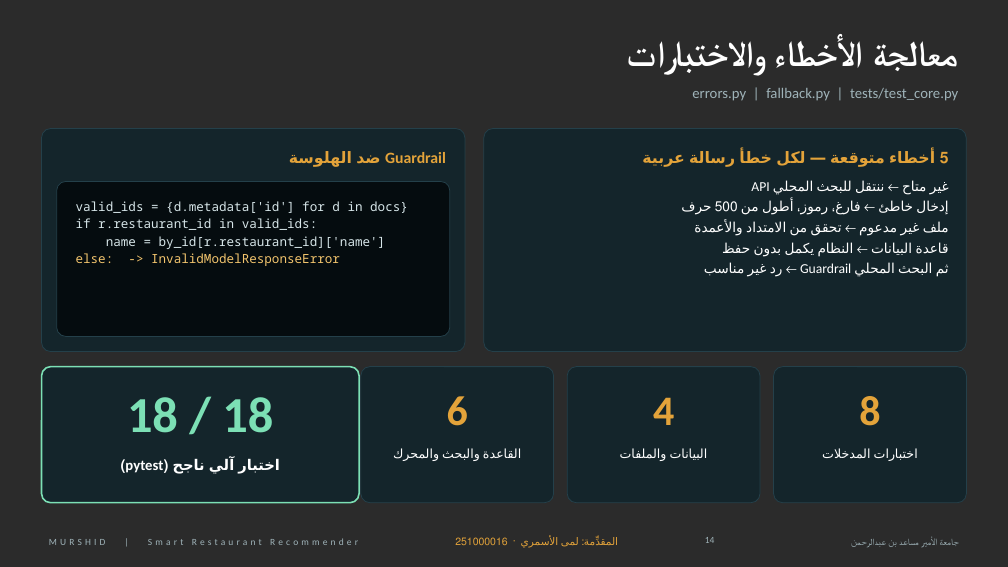
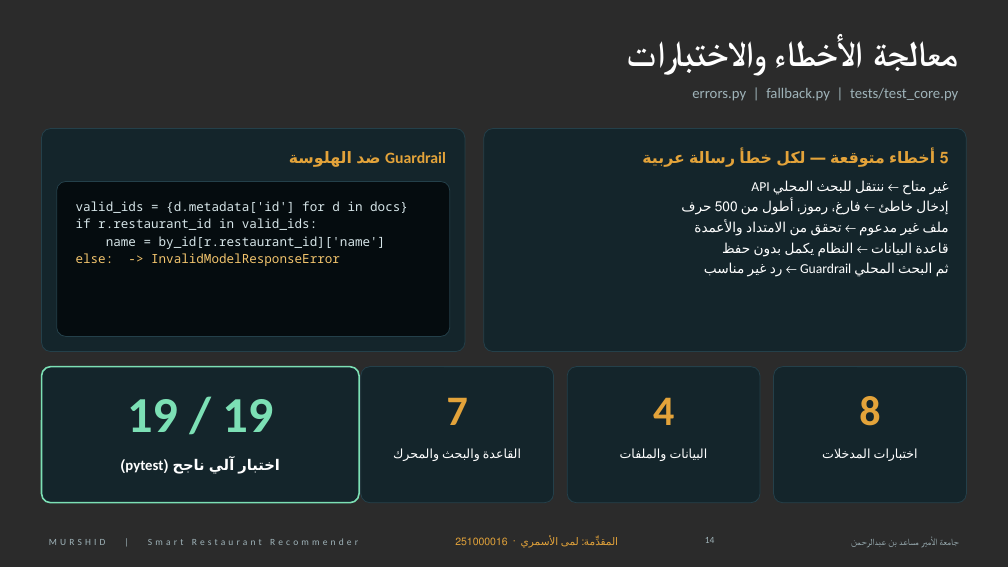
Before and after one commit to yarasaeed10/smart-restaurant-recommender, a slide deck: slide 14 of docs/Presentation_Murshid_Dark.pptx. Drawn at 1008x567 pixels with LibreOffice and Linux fonts; fonts in the diff are those of the drawing; background and template pictures are left out; a plain dark background stands for a picture behind light text. Boxes give left, top, right and bottom in pixels: in the first picture for what was removed or moved away, otherwise in the second. Text is boxed around its words. In the diff, an @@ line names an element or a change of style, - is before the commit and + after.

```diff
--- a/docs/Presentation_Murshid_Dark.pptx
+++ b/docs/Presentation_Murshid_Dark.pptx
@@ text at bbox=[127, 399, 273, 432]: text changed @@
-18 / 18
+19 / 19
@@ text at bbox=[447, 397, 468, 425]: text changed @@
-6
+7
```
Also in this commit, not shown: 2 other slides changed.
